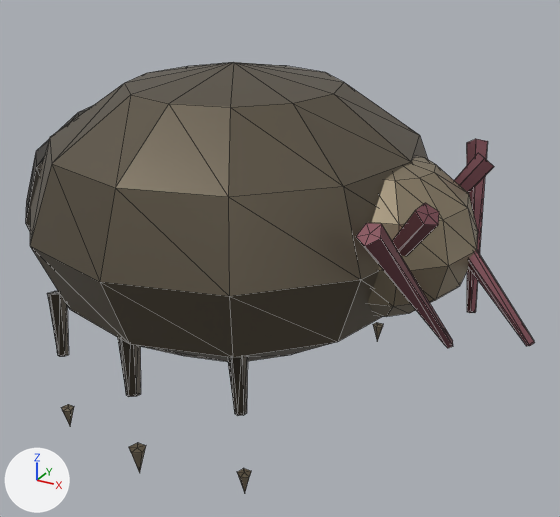
An edit to the glTF model assets/models/bl_tender.glb, drawn before and after from the same camera.
Camera for both pictures: a 50 mm camera at (18.1, -28.7, 21.6) aimed at (2.3, -0.1, 7.3). Every picture has the same lights, and +X, +Y and +Z are marked at lower left. The picture after the commit comes second. Mesh edges are drawn as thin lines. Vertices at exactly the same position are counted once.

Names of what the first picture shows: 'body', 'leg_1_a', 'leg_3_b', 'leg_5_a' and 1 more.
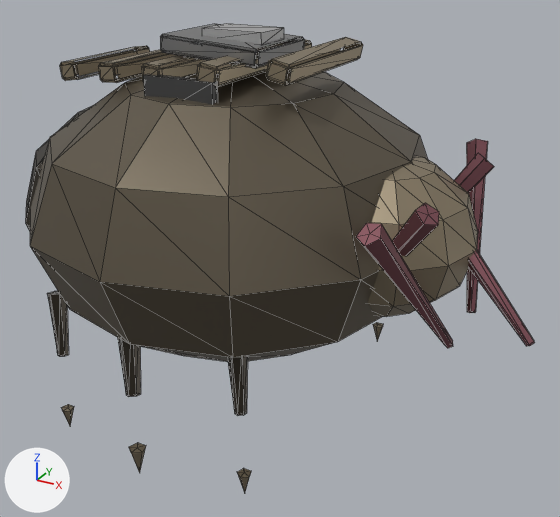
Where the change shows, as pixel boxes (x1, y1, x2, y2) in the pictures (560 x 517 px; the box of a moved part takes in the faces that stretch with it):
'body', reshaped (13% taller): before (26, 62, 535, 362); after (26, 23, 535, 362)
part 1 of me_bodymesh, moved or reshaped (not visible before): after (266, 37, 363, 86)
part 2 of me_bodymesh, moved or reshaped (not visible before): after (196, 39, 312, 87)
part 3 of me_bodymesh, moved or reshaped (not visible before): after (141, 55, 208, 82)
part 4 of me_bodymesh, moved or reshaped (not visible before): after (98, 43, 200, 83)
part 5 of me_bodymesh, moved or reshaped (not visible before): after (60, 46, 150, 80)
part 6 of me_bodymesh, moved or reshaped (not visible before): after (160, 24, 305, 68)
part 7 of me_bodymesh, moved or reshaped (not visible before): after (202, 23, 284, 44)
part 8 of me_bodymesh, moved or reshaped (not visible before): after (143, 74, 218, 104)

Edits to the bpy script that builds the scene:
```text
Change me_bodymesh:
    used by ob_body; location = (0.0, 0.0, 0.0)
    remove me_bodymesh.from_pydata(...)  # 777 vertices, 1276 faces; spans x -11.2..13.9, y -9.5..9.5, z 3.0..16.0
    add me_bodymesh.from_pydata(...)  # 777 vertices, 1276 faces; spans x -11.2..13.9, y -9.5..9.5, z 3.0..17.4
    me_bodymesh part 1: the loose piece of 24 vertices spanning x 3.5..4.5, y -3.4..3.4, z 12.7..13.7 is moved by (0.0, 0.0, 3.2)
    me_bodymesh part 2: the loose piece of 24 vertices spanning x 0.7..1.8, y -4.0..4.0, z 12.3..13.2 is moved by (0.0, 0.0, 3.4)
    me_bodymesh part 3: the loose piece of 24 vertices spanning x -2.0..-1.0, y -3.9..3.9, z 11.9..12.8 is moved by (0.0, 0.0, 3.5)
    me_bodymesh part 4: the loose piece of 24 vertices spanning x -4.8..-3.7, y -3.3..3.3, z 11.5..12.3 is moved by (0.0, 0.0, 3.7)
    me_bodymesh part 5: the loose piece of 24 vertices spanning x -7.5..-6.5, y -2.7..2.7, z 11.0..12.0 is moved by (0.0, 0.0, 3.9)
    me_bodymesh part 6: the loose piece of 24 vertices spanning x -2.4..2.4, y -2.1..2.1, z 12.9..13.9 is moved by (0.0, 0.0, 3.3)
    me_bodymesh part 7: the loose piece of 8 vertices spanning x -0.9..1.9, y -0.9..0.9, z 13.6..14.1 is moved by (0.0, 0.0, 3.3)
    me_bodymesh part 8: the loose piece of 8 vertices spanning x -1.6..1.6, y -4.2..-3.8, z 10.7..12.6 is moved by (0.0, 0.0, 3.3)
    other edits to the shape of me_bodymesh do not show in these pictures
```
